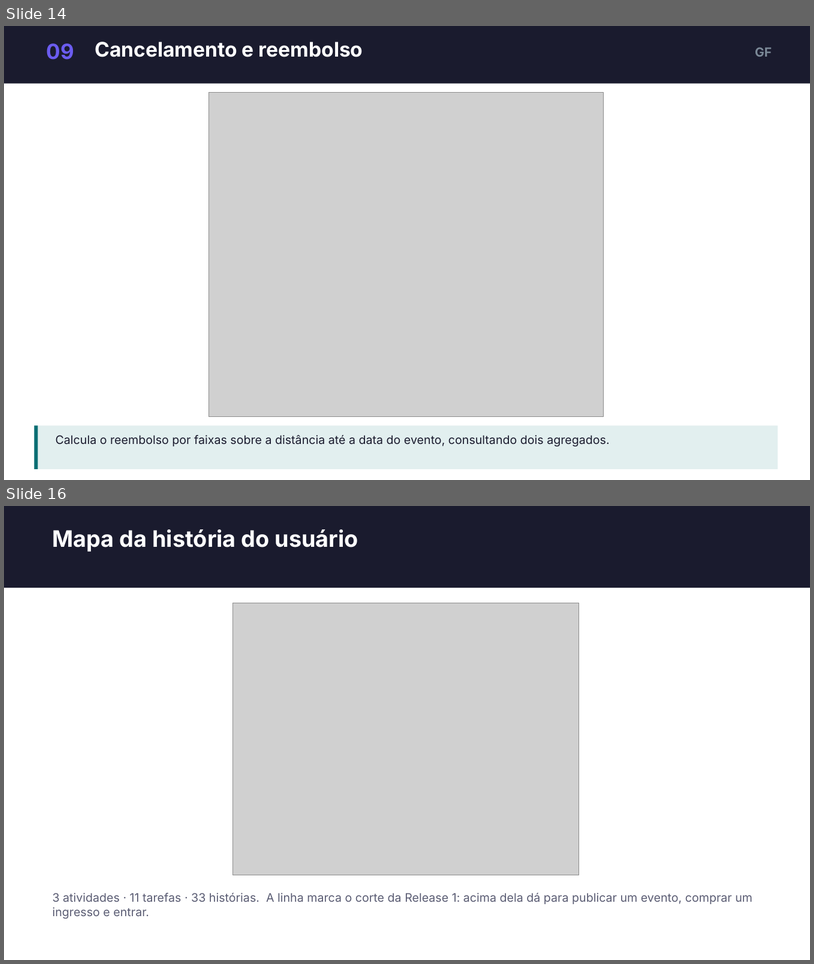
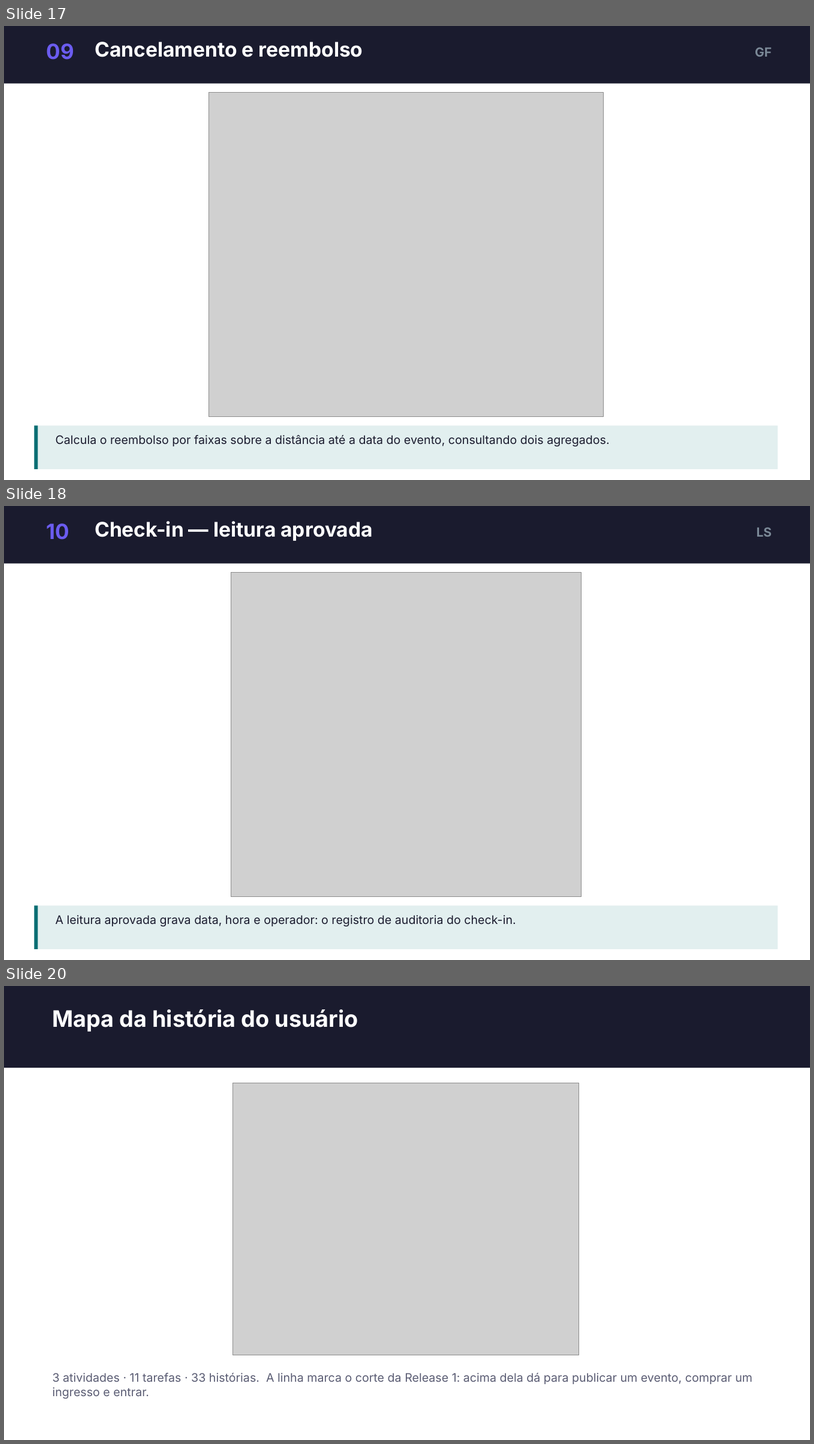
Before and after one commit to dudumalheiros/BilhetePass, a slide deck: docs/slides/BilhetePass-apresentacao.pptx. Shown one above the other, each under a label of ours: slides 14 and 16 before the commit, slides 17, 18 and 20 after it; the slides between them are not shown. The pictures are 814x964 and 814x1444 pixels, drawn with LibreOffice and Linux fonts; fonts in the diff are those of the drawing; grey boxes stand for pictures. Boxes give left, top, right and bottom in pixels: in the first picture for what was removed or moved away, otherwise in the second. Text is boxed around its words. In the diff, an @@ line names an element or a change of style, - is before the commit and + after.

```diff
--- a/docs/slides/BilhetePass-apresentacao.pptx
+++ b/docs/slides/BilhetePass-apresentacao.pptx
@@ slide 18 added at bbox=[4, 506, 810, 960], background #FFFFFF @@
@@ rectangle added at bbox=[4, 506, 810, 564], fill #1A1B2E @@
@@ text added at bbox=[47, 523, 70, 540], 25 pt, text #6B5CF0, bold @@
+10
@@ text added at bbox=[95, 521, 373, 541], 24 pt, text #FFFFFF, bold @@
+Check-in — leitura aprovada
@@ text added at bbox=[757, 527, 773, 537], 15 pt, text #7B8997, bold @@
+LS
@@ picture added at bbox=[231, 573, 582, 896] @@
@@ rectangle added at bbox=[34, 905, 779, 949], fill #E2EFEF @@
@@ rectangle added at bbox=[34, 905, 38, 949], fill #0B6E73 @@
@@ text added at bbox=[56, 915, 516, 927], 14 pt, text #1A1B2E @@
+A leitura aprovada grava data, hora e operador: o registro de auditoria do check-in.
@@ what was slide 14 is now slide 17 @@
@@ what was slide 16 is now slide 20 @@
```
Also in this commit, not shown: 2 slides changed, 3 other slides added.
